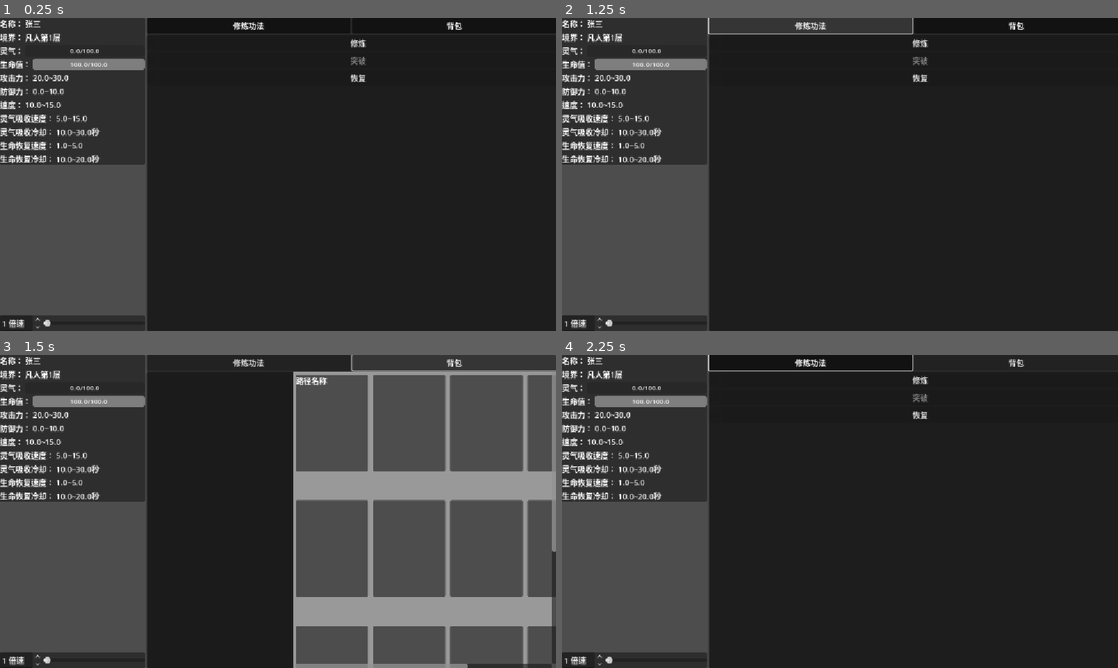
Above: before the commit, frames 1-4 (two rows, left to right).
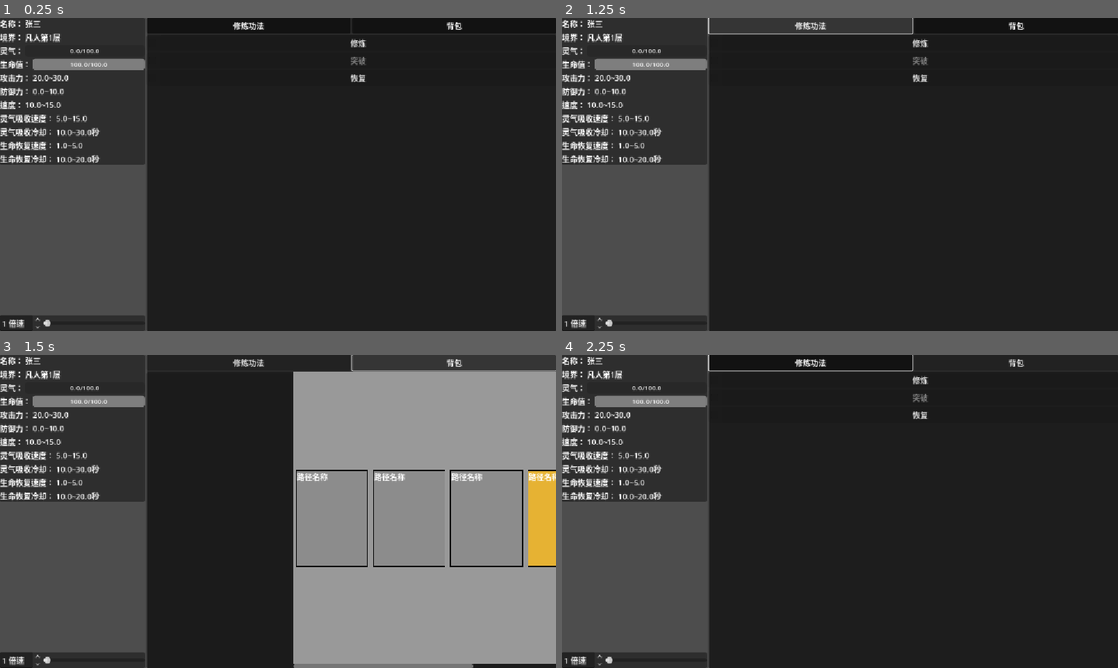
Above: after the commit, the same moments.

Repository: sevenyjl/Cultivation-Game
Game: Godot game, scene res://tscns/main.tscn
Two runs of this game, one before a commit and one after it. Both use one fixed random seed, a clock stepped at 60 frames per second and the inputs below.
Inputs:
- Up to frame 1 (0.25 s): no input
- Up to frame 2 (1.25 s): click "修炼功法" at 0.5 s
- Up to frame 3 (1.5 s): click "背包" at 1.25 s
- Up to frame 4 (2.25 s): click "修炼功法" at 2 s

Frames 1-2 are identical in both runs. In frame 3, 33% of the frame differs, in the area x 52-100%, y 6-100%; in frame 4, nothing differs.

Commit message:
feat(路径节点): 实现多种路径节点类型及冒险面板功能
添加不通、休息、秘境、奇遇和战斗五种路径节点类型，每种节点具有不同属性和交互逻辑
实现冒险面板的路径节点生成和显示功能
为路径节点组件添加选中状态和颜色样式

Diff:
--- a/cultivation-godot/entity/pathNode/BasePathNode.gd
+++ b/cultivation-godot/entity/pathNode/BasePathNode.gd
@@ -1,16 +1,22 @@
 extends Object
 class_name BasePathNode
+
+# 默认颜色
+@export var bg_color: Color = Color(0.8, 0.8, 0.8, 1.0)
 
 @export var id: String = ""
 # 路径节点名称
 @export var name_str: String = "未命名路径节点":
-    get:
-        return name_str
-    set(value):
-        name_str = value
+	get:
+		return name_str
+	set(value):
+		name_str = value
 # 是否可以被选中
 @export var can_selected: bool = true
 
 func click()->void:
-    if can_selected:
-        print("点击了路径节点：" + name_str)
+	if can_selected:
+		print("点击了路径节点：" + name_str)
+
+func 随机属性赋值()->BasePathNode:
+	return self
--- /dev/null
+++ b/cultivation-godot/entity/pathNode/不通PathNode.gd
@@ -0,0 +1,20 @@
+extends BasePathNode
+class_name BlockedPathNode
+
+# 阻挡原因
+@export var 阻挡原因: String = "前方道路被阻断..."
+
+func _init() -> void:
+	id = "blocked_" + str(randi())
+	name_str = "不通节点"
+	can_selected = false
+	bg_color = Color(0.5, 0.5, 0.5, 0.5)
+
+func click() -> void:
+	if can_selected:
+		print("点击了不通节点：" + name_str)
+	else:
+		print("无法通过：" + 阻挡原因)
+
+func 随机属性赋值()->BasePathNode:
+	return self
--- /dev/null
+++ b/cultivation-godot/entity/pathNode/休息PathNode.gd
@@ -0,0 +1,17 @@
+extends BasePathNode
+class_name RestPathNode
+
+# 恢复属性
+@export var 恢复灵气: float = 0.0
+@export var 恢复体力: float = 0.0
+@export var 恢复生命: float = 0.0
+
+func _init() -> void:
+	id = "rest_" + str(randi())
+	name_str = "休息节点"
+	bg_color = Color(0.3, 0.8, 0.3, 1.0)
+
+func click() -> void:
+	if can_selected:
+		print("点击了休息节点：" + name_str)
+		print("恢复灵气：" + str(恢复灵气) + "\n恢复体力：" + str(恢复体力) + "\n恢复生命：" + str(恢复生命))
--- /dev/null
+++ b/cultivation-godot/entity/pathNode/奇遇PathNode.gd
@@ -0,0 +1,26 @@
+extends BasePathNode
+class_name AdventurePathNode
+
+# 奇遇事件类型
+enum EVENT_TYPE {
+	ITEM_FIND,     # 发现物品
+	NPC_ENCOUNTER, # 遇到NPC
+	MYSTERY_EVENT, # 神秘事件
+	REWARD_CHEST,  # 奖励宝箱
+	TRAP           # 陷阱
+}
+
+@export var 事件类型: EVENT_TYPE = EVENT_TYPE.MYSTERY_EVENT
+@export var 事件描述: String = "这里发生了一些神秘的事情..."
+@export var 奖励物品: Array = []
+@export var 惩罚值: float = 0.0
+
+func _init() -> void:
+	id = "adventure_" + str(randi())
+	name_str = "奇遇节点"
+	bg_color = Color(0.9, 0.7, 0.2, 1.0)
+
+func click() -> void:
+	if can_selected:
+		print("点击了奇遇节点：" + name_str)
+		print("事件类型：" + EVENT_TYPE.keys()[事件类型] + "\n" + 事件描述)
--- a/cultivation-godot/entity/pathNode/战斗PathNode.gd
+++ b/cultivation-godot/entity/pathNode/战斗PathNode.gd
@@ -1,2 +1,29 @@
 extends BasePathNode
 class_name FightPathNode
+
+# 战斗类型
+enum FIGHT_TYPE {
+	NORMAL, # 普通战斗
+	BOSS    # Boss战斗
+}
+
+@export var 战斗类型: FIGHT_TYPE = FIGHT_TYPE.NORMAL
+@export var 敌人等级: int = 1
+@export var 敌人数量: int = 1
+@export var 奖励经验: int = 10
+@export var 奖励物品: Array = []
+
+func _init() -> void:
+	id = "fight_" + str(randi())
+	name_str = "战斗节点"
+	bg_color = Color(0.9, 0.3, 0.3, 1.0)
+
+func click() -> void:
+	if can_selected:
+		var fight_type_text = "普通战斗"
+		if 战斗类型 == FIGHT_TYPE.BOSS:
+			fight_type_text = "Boss战斗"
+		print("点击了战斗节点：" + name_str)
+		print("战斗类型：" + fight_type_text)
+		print("敌人等级：" + str(敌人等级) + "，敌人数量：" + str(敌人数量))
+		print("奖励经验：" + str(奖励经验))
--- /dev/null
+++ b/cultivation-godot/entity/pathNode/秘境PathNode.gd
@@ -0,0 +1,19 @@
+extends BasePathNode
+class_name SecretAreaPathNode
+
+# 秘境相关属性
+@export var 秘境名称: String = "未知秘境"
+@export var 秘境描述: String = "一个神秘的空间..."
+@export var 秘境ID: String = ""
+@export var 进入等级要求: int = 1
+
+func _init() -> void:
+	id = "secret_" + str(randi())
+	name_str = "秘境节点"
+	bg_color = Color(0.5, 0.3, 0.8, 1.0)
+
+func click() -> void:
+	if can_selected:
+		print("点击了秘境节点：" + name_str)
+		print("秘境名称：" + 秘境名称 + "\n" + 秘境描述)
+		print("进入等级要求：" + str(进入等级要求))
--- a/cultivation-godot/tscns/冒险面板.gd
+++ b/cultivation-godot/tscns/冒险面板.gd
@@ -1 +1,44 @@
 extends PanelContainer
+
+var _current_level: int = 0 # 当前层级
+var _node_scene:= preload("res://tscns/组件/冒险路径节点.tscn")
+
+# 创建路径节点
+func _create_path_node(has_blocked: bool = true) -> Array:
+	var result:Array=[]
+	# 随机生成路径节点类型
+	for i in 5:
+		var node = _node_scene.instantiate()
+		var node_type = randi_range(0, 3 if has_blocked else 4)
+		if node_type == 0:
+			node.初始化(FightPathNode.new())
+		elif node_type == 1:
+			node.初始化(RestPathNode.new())
+		elif node_type == 2:
+			node.初始化(AdventurePathNode.new())
+		elif node_type == 3:
+			node.初始化(SecretAreaPathNode.new())
+		else:
+			node.初始化(BlockedPathNode.new())
+		result.append(node)
+	return result
+
+func _ready() -> void:
+	# 获取层级容器
+	var layers_vbox = $"主容器/路径显示区域/路径择容器/层数"
+	# 数据清理
+	for i in layers_vbox.get_children():
+		i.queue_free()
+	# 初始化第一层路径
+	_initialize_path_nodes()
+
+func _initialize_path_nodes() -> void:
+	# 初始化第一层路径节点
+	var path_nodes = _create_path_node(false)
+	var hBoxContainer:HBoxContainer =HBoxContainer.new()
+	hBoxContainer.alignment=BoxContainer.ALIGNMENT_CENTER
+	hBoxContainer.add_theme_constant_override("separation",10)
+	var layers_vbox = $"主容器/路径显示区域/路径择容器/层数"
+	layers_vbox.add_child(hBoxContainer)
+	for i in path_nodes:
+		hBoxContainer.add_child(i)
--- a/cultivation-godot/tscns/冒险面板.tscn
+++ b/cultivation-godot/tscns/冒险面板.tscn
@@ -1,5 +1,6 @@
-[gd_scene load_steps=3 format=3 uid="uid://de5fogdnwysj0"]
+[gd_scene load_steps=4 format=3 uid="uid://de5fogdnwysj0"]
 
+[ext_resource type="Script" uid="uid://cogtsn7gsd5ud" path="res://tscns/冒险面板.gd" id="1_1a6dk"]
 [ext_resource type="PackedScene" uid="uid://d0gl3pojn7msb" path="res://tscns/组件/冒险路径节点.tscn" id="1_j1s73"]
 
 [sub_resource type="StyleBoxFlat" id="StyleBoxFlat_kcnjw"]
@@ -12,6 +13,7 @@
 anchors_preset = 15
 anchor_right = 1.0
 anchor_bottom = 1.0
+script = ExtResource("1_1a6dk")
 
 [node name="主容器" type="HBoxContainer" parent="."]
 layout_mode = 2
--- a/cultivation-godot/tscns/组件/冒险路径节点.gd
+++ b/cultivation-godot/tscns/组件/冒险路径节点.gd
@@ -1,11 +1,62 @@
 extends PanelContainer
 
 var _data:BasePathNode
+@onready var _label:Label=$VBoxContainer/Label
+var _selected: bool = false
 
-func _process(delta: float) -> void:
-	if _data:
-		pass
+func _ready() -> void:
+	pass
 
-func 初始化(basePathNode:BasePathNode):
-	_data=basePathNode
-	pass
+func _gui_input(event: InputEvent) -> void:
+	# 处理鼠标点击事件
+	if event is InputEventMouseButton and event.button_index == MOUSE_BUTTON_LEFT and event.pressed and _data and _data.can_selected:
+		_on_clicked()
+
+func 初始化(basePathNode:BasePathNode) -> void:
+	_data = basePathNode
+	# 更新标签文本
+	if _label and basePathNode.has_property("name_str"):
+		_label.text = basePathNode.name_str
+	# 应用节点的背景颜色
+	_apply_node_color()
+
+func _apply_node_color() -> void:
+	if not _data:
+		return
+
+	# 创建样式框
+	var stylebox = StyleBoxFlat.new()
+	stylebox.set_border_width_all(2)
+	stylebox.border_color = Color(0.0, 0.0, 0.0, 1.0)
+
+	# 应用节点的背景颜色
+	if _data["bg_color"]:
+		stylebox.bg_color = _data.bg_color
+	else:
+		stylebox.bg_color = Color(0.8, 0.8, 0.8, 1.0) # 默认颜色
+
+	# 如果是选中状态，添加选中效果
+	if _selected:
+		stylebox.border_color = Color(1.0, 1.0, 0.0, 1.0)
+		stylebox.set_border_width_all(3)
+
+	# 应用样式
+	add_theme_stylebox_override("panel",stylebox)
+
+func _on_clicked() -> void:
+	if _data and _data.can_selected:
+		# 设置选中状态
+		_selected = true
+		_apply_node_color()
+		# 调用节点的click方法
+		if _data.has_method("click"):
+			_data.click()
+		# 发出选中信号
+		emit_signal("node_selected", self)
+
+func set_selected(selected: bool) -> void:
+	_selected = selected
+	_apply_node_color()
+
+# 定义选中信号
+signal node_selected(node)
Not shown, added: cultivation-godot/entity/pathNode/不通PathNode.gd.uid
Not shown, added: cultivation-godot/entity/pathNode/休息PathNode.gd.uid
Not shown, added: cultivation-godot/entity/pathNode/奇遇PathNode.gd.uid
Not shown, added: cultivation-godot/entity/pathNode/秘境PathNode.gd.uid
